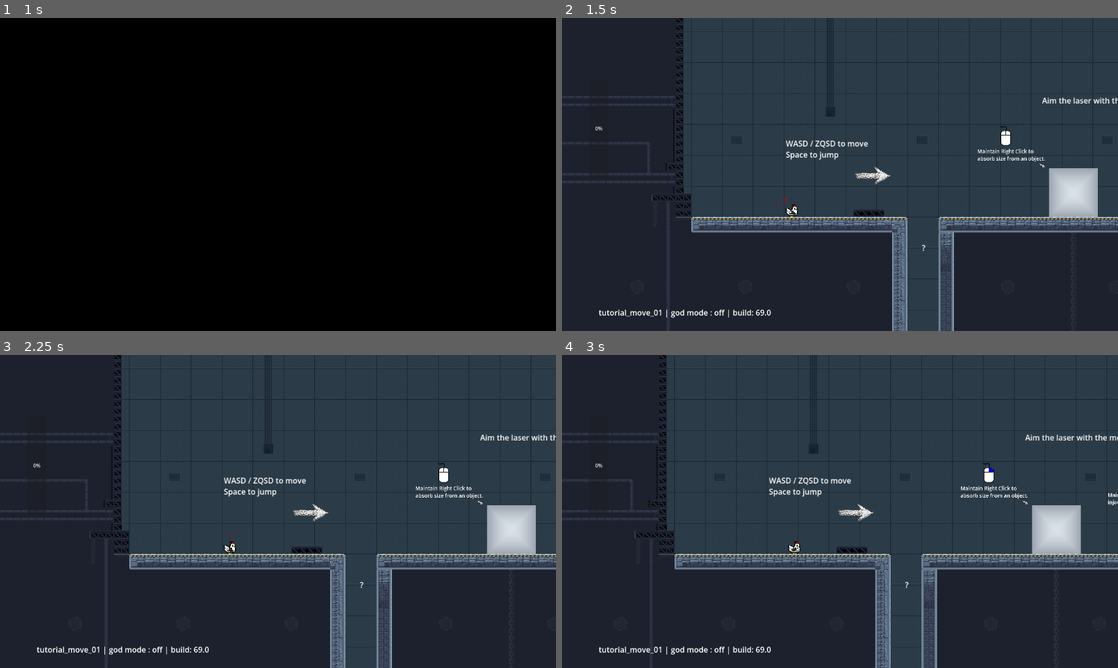
Above: before the commit, frames 1-4 (two rows, left to right).
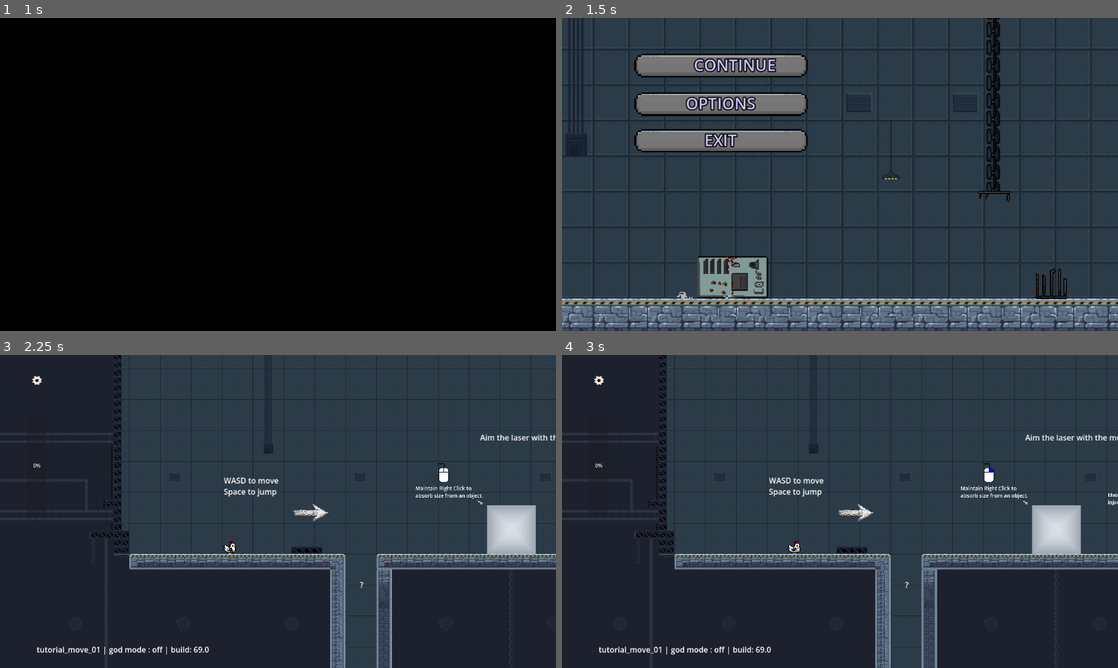
Above: after the commit, the same moments.

Repository: mgi-dev/size-them-up
Game: Godot game, scene res://scenes/levels/tutorial/intro_00.tscn
The game is run twice, just before and just after one commit, with the same random seed, the same clock (stepped at 60 frames per second) and the same inputs. Sound files missing from this copy of the repository are replaced by a short silence.
Inputs (mouse positions are in pixels of both pictures, inside the frame that each line leads up to):
- Up to frame 1 (1 s): click (172, 64) at 0.5 s
- Up to frame 2 (1.5 s): click (600, 43) at 1.27 s
- Up to frame 3 (2.25 s): click (161, 401) at 2.02 s
- Up to frame 4 (3 s): tap Enter at 2.75 s; move the mouse to (962, 495) at 2.77 s; hold D (player_move_right) from 2.78 s (still down); hold Tab (change_resize_mode) from 2.78 s (still down)

Frame 1 is identical in both runs. In frame 2, 47% of the frame differs, in the area x 0-100%, y 0-100%; in frame 3, 0.2%; in frame 4, 0.2%.

Commit message:
options button

Diff:
--- a/scenes/levels/tutorial/move_01.tscn
+++ b/scenes/levels/tutorial/move_01.tscn
@@ -46,7 +46,7 @@
 offset_top = 475.85733
 offset_right = 239.0
 offset_bottom = 528.0
-text = "WASD / ZQSD to move
+text = "WASD to move
 Space to jump"
 
 [node name="Arrow" parent="." index="6" unique_id=693014094 instance=ExtResource("2_sprda")]
--- a/scenes/ui/hud.tscn
+++ b/scenes/ui/hud.tscn
@@ -3,6 +3,8 @@
 [ext_resource type="PackedScene" uid="uid://cdtat8xupelfn" path="res://scenes/ui/size_gauge/size_gauge.tscn" id="1_bo48s"]
 [ext_resource type="PackedScene" uid="uid://ce4p0x7jmejpa" path="res://scenes/ui/debug_display/scene_info.tscn" id="2_8qguk"]
 [ext_resource type="PackedScene" uid="uid://bfmf272pkq14c" path="res://scenes/ui/weapon_selection_info/weapon_selection_info.tscn" id="3_136eg"]
+[ext_resource type="Texture2D" uid="uid://bpe47dcx77br6" path="res://assets/images/UI/gear.png" id="4_136eg"]
+[ext_resource type="Texture2D" uid="uid://bbq830f3oyql3" path="res://assets/images/UI/gear_hover.png" id="5_oj5la"]
 
 [node name="Hud" type="Node2D" unique_id=1601095639]
 z_index = 50
@@ -18,3 +20,14 @@
 texture_filter = 1
 position = Vector2(-55.1, -136.5)
 scale = Vector2(0.116000004, 0.116)
+
+[node name="TextureButton" type="TextureButton" parent="." unique_id=708701565]
+offset_left = -70.34296
+offset_top = -188.24321
+offset_right = 279.65704
+offset_bottom = 161.75679
+scale = Vector2(0.07758504, 0.07758504)
+texture_normal = ExtResource("4_136eg")
+texture_hover = ExtResource("5_oj5la")
+
+[connection signal="button_up" from="TextureButton" to="SizeGauge" method="_on_texture_button_button_up"]
--- a/scenes/ui/size_gauge/size_gauge.gd
+++ b/scenes/ui/size_gauge/size_gauge.gd
@@ -75,3 +75,7 @@
 
 func to_percentage(value: float) -> float:
 	return value * 100 / max_value
+
+
+func _on_texture_button_button_up():
+	get_parent().get_parent().get_parent().toggle_menu()
Binary file added: assets/images/UI/burger_menu.png
Not shown, added: assets/images/UI/burger_menu.png.import
Binary file added: assets/images/UI/burger_menu_hover.png
Not shown, added: assets/images/UI/burger_menu_hover.png.import
Binary file added: assets/images/UI/gear.png
Not shown, added: assets/images/UI/gear.png.import
Binary file added: assets/images/UI/gear_hover.png
Not shown, added: assets/images/UI/gear_hover.png.import
